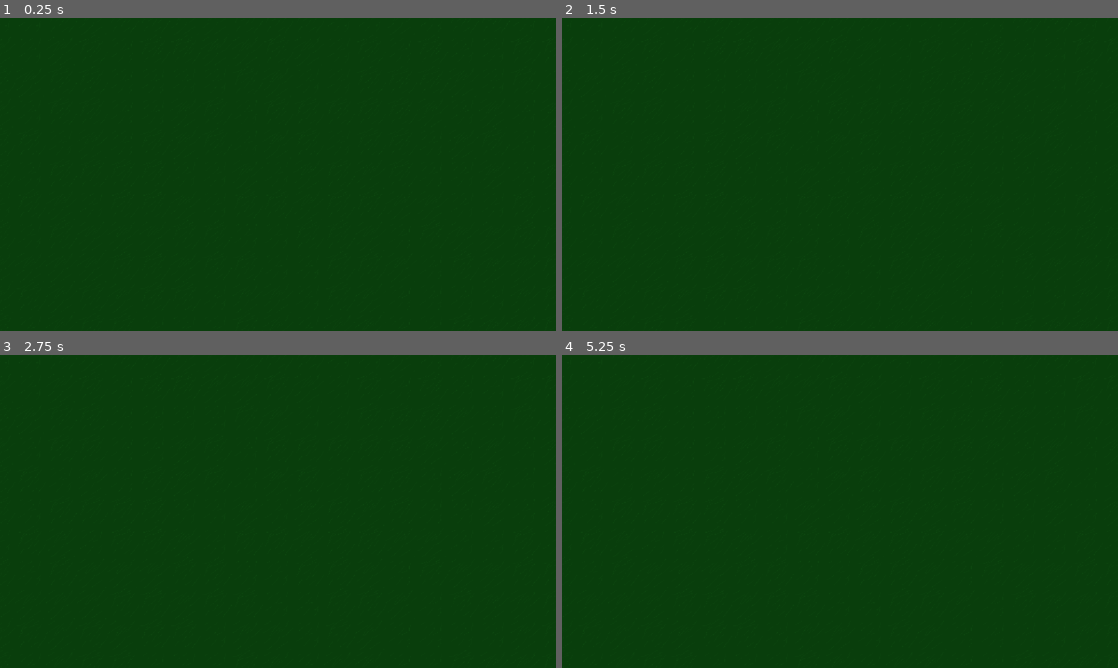
Above: before the commit, frames 1-4 (two rows, left to right).
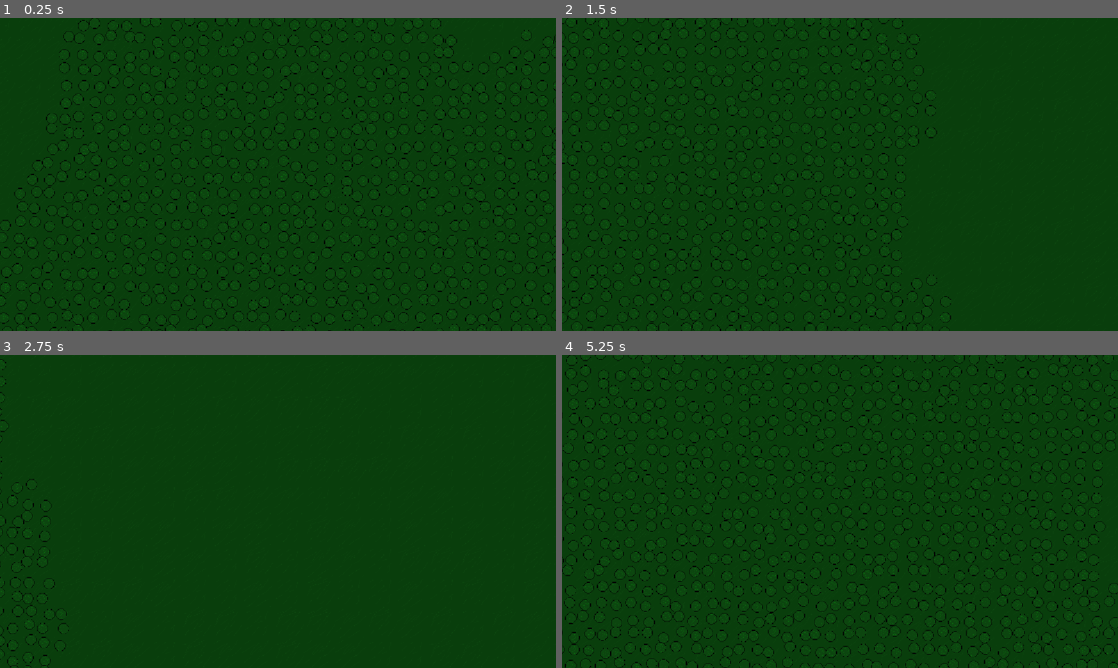
Above: after the commit, the same moments.

Repository: washaps0/sovereing
Game: Godot game, scene res://scenes/world.tscn
Two runs of this game, one before a commit and one after it. Both use one fixed random seed, a clock stepped at 60 frames per second and the inputs below.
Inputs (mouse positions are in pixels of both pictures, inside the frame that each line leads up to):
- Up to frame 1 (0.25 s): no input
- Up to frame 2 (1.5 s): tap Enter at 0.5 s; move the mouse to (962, 158) at 0.52 s; hold D 0.53-1.28 s; hold Shift 0.53-1.28 s; click (962, 158) at 0.67 s; move the mouse to (728, 190) at 1.27 s; hold S from 1.28 s (still down); tap Shift at 1.35 s; click (728, 190) at 1.42 s
- Up to frame 3 (2.75 s): move the mouse to (333, 442) at 2.02 s; release S at 2.03 s; hold D from 2.03 s (still down); hold Shift from 2.03 s (still down); click (333, 442) at 2.17 s
- Up to frame 4 (5.25 s): move the mouse to (812, 574) at 2.77 s; release D at 2.78 s; release Shift at 2.78 s; hold W 2.78-3.53 s; tap Shift at 2.85, 4.35 s; click (812, 574) at 2.92 s; move the mouse to (1006, 558) at 3.52 s; hold Shift 3.53-4.28 s; hold A 3.53-5.03 s; click (1006, 558) at 3.67 s; move the mouse to (673, 464) at 4.27 s; click (673, 464) at 4.42 s; move the mouse to (867, 511) at 5.02 s; hold S from 5.03 s (still down); hold Shift from 5.03 s (still down); click (867, 511) at 5.17 s

The runs differ from the first frame. In frame 1, 7.4% of the frame differs, in the area x 0-100%, y 0-100%; in frame 2, 5.2%; in frame 3, 0.5%; in frame 4, 8.0%.

Commit message:
generation

Diff:
--- a/project.godot
+++ b/project.godot
@@ -20,6 +20,29 @@
 window/stretch/mode="canvas_items"
 window/stretch/aspect="expand"
 
+[input]
+
+Up={
+"deadzone": 0.2,
+"events": [Object(InputEventKey,"resource_local_to_scene":false,"resource_name":"","device":-1,"window_id":0,"alt_pressed":false,"shift_pressed":false,"ctrl_pressed":false,"meta_pressed":false,"pressed":false,"keycode":0,"physical_keycode":87,"key_label":0,"unicode":119,"location":0,"echo":false,"script":null)
+]
+}
+Down={
+"deadzone": 0.2,
+"events": [Object(InputEventKey,"resource_local_to_scene":false,"resource_name":"","device":-1,"window_id":0,"alt_pressed":false,"shift_pressed":false,"ctrl_pressed":false,"meta_pressed":false,"pressed":false,"keycode":0,"physical_keycode":83,"key_label":0,"unicode":115,"location":0,"echo":false,"script":null)
+]
+}
+Right={
+"deadzone": 0.2,
+"events": [Object(InputEventKey,"resource_local_to_scene":false,"resource_name":"","device":-1,"window_id":0,"alt_pressed":false,"shift_pressed":false,"ctrl_pressed":false,"meta_pressed":false,"pressed":false,"keycode":0,"physical_keycode":68,"key_label":0,"unicode":100,"location":0,"echo":false,"script":null)
+]
+}
+Left={
+"deadzone": 0.2,
+"events": [Object(InputEventKey,"resource_local_to_scene":false,"resource_name":"","device":-1,"window_id":0,"alt_pressed":false,"shift_pressed":false,"ctrl_pressed":false,"meta_pressed":false,"pressed":false,"keycode":0,"physical_keycode":65,"key_label":0,"unicode":97,"location":0,"echo":false,"script":null)
+]
+}
+
 [physics]
 
 3d/physics_engine="Jolt Physics"
--- a/scenes/world.tscn
+++ b/scenes/world.tscn
@@ -1,6 +1,7 @@
 [gd_scene format=3 uid="uid://b7ujr3dbqctcr"]
 
-[ext_resource type="Script" uid="uid://b2vnp2sbywgol" path="res://scripts/land/world.gd" id="1_nnsk1"]
+[ext_resource type="Script" uid="uid://4laychbl83fg" path="res://scripts/land/generation.gd" id="1_nnsk1"]
+[ext_resource type="Script" uid="uid://dkbrrpckqawat" path="res://scripts/land/camera_2d.gd" id="2_rwgxs"]
 
 [node name="world" type="Node2D" unique_id=1067150204]
 script = ExtResource("1_nnsk1")
@@ -9,5 +10,6 @@
 
 [node name="Camera2D" type="Camera2D" parent="." unique_id=1790570228]
 position = Vector2(576, 321)
+script = ExtResource("2_rwgxs")
 
 [node name="trees" type="Node2D" parent="." unique_id=2132397720]
--- /dev/null
+++ b/scripts/land/camera_2d.gd
@@ -0,0 +1,40 @@
+extends Camera2D
+
+var speed := 500.0
+var zoom_step := 0.1
+var min_zoom := 0.2
+var max_zoom := 3.0
+
+
+func _unhandled_input(event):
+	if event is InputEventMouseButton and event.pressed:
+		var zoom_direction := 0.0
+
+		if event.button_index == MOUSE_BUTTON_WHEEL_UP:
+			zoom_direction = 1.0
+		elif event.button_index == MOUSE_BUTTON_WHEEL_DOWN:
+			zoom_direction = -1.0
+
+		if zoom_direction != 0.0:
+			var mouse_position := get_global_mouse_position()
+			var new_zoom: float = clamp(zoom.x + zoom_step * zoom_direction, min_zoom, max_zoom)
+			zoom = Vector2.ONE * new_zoom
+			position += mouse_position - get_global_mouse_position()
+
+func _process(delta):
+	var direction := Vector2.ZERO
+
+	if Input.is_key_pressed(KEY_W):
+		direction.y -= 1
+	if Input.is_key_pressed(KEY_S):
+		direction.y += 1
+	if Input.is_key_pressed(KEY_A):
+		direction.x -= 1
+	if Input.is_key_pressed(KEY_D):
+		direction.x += 1
+
+	if Input.is_key_pressed(KEY_SHIFT):
+		speed = 1000.0
+	else:
+		speed = 500.0
+	position += direction.normalized() * speed * delta
--- a/scripts/land/world.gd
+++ b/scripts/land/generation.gd
@@ -1,8 +1,13 @@
 extends Node2D
 
-const MAP_WIDTH := 20
-const MAP_HEIGHT := 20
+const MAP_WIDTH := 200
+const MAP_HEIGHT := 200
 const TILE_SIZE := 64
+const FOREST_NOISE_FREQUENCY := 0.0003
+const FOREST_THRESHOLD := 0.2
+const TREE_SPACING := 32
+
+var forest_noise := FastNoiseLite.new()
 
 var grass_textures = [
 	preload("res://assets/terrain/grass/grass1.png"),
@@ -25,10 +30,32 @@
 			var grass_sprite = Sprite2D.new()
 			grass_sprite.texture = grass_texture
 			grass_sprite.position = Vector2(x * TILE_SIZE, y * TILE_SIZE)
-			add_child(grass_sprite)
+			$ground.add_child(grass_sprite)
+
+
+func spawn_tree(pos: Vector2):
+	var tree = Sprite2D.new()
+
+	tree.texture = tree_textures[rng.randi_range(0, tree_textures.size() - 1)]
+	tree.position = pos
+
+	$trees.add_child(tree)
+
+func generate_forest():
+	for x in range(0, MAP_WIDTH * TILE_SIZE, TREE_SPACING):
+		for y in range(0, MAP_HEIGHT * TILE_SIZE, TREE_SPACING):
+
+			var value = forest_noise.get_noise_2d(x, y)
+
+			if value > FOREST_THRESHOLD:
+				spawn_tree(Vector2(x + rng.randf_range(0, 16), y + rng.randf_range(0, 16)))
 
 
 func _ready():
 	rng.seed = 12345
 
+	forest_noise.seed = 12345
+	forest_noise.frequency = FOREST_NOISE_FREQUENCY
+
 	generate_ground()
+	generate_forest()
Not shown, added: scripts/land/camera_2d.gd.uid
Not shown, added: scripts/land/generation.gd.uid
Not shown, removed: scripts/land/world.gd.uid
